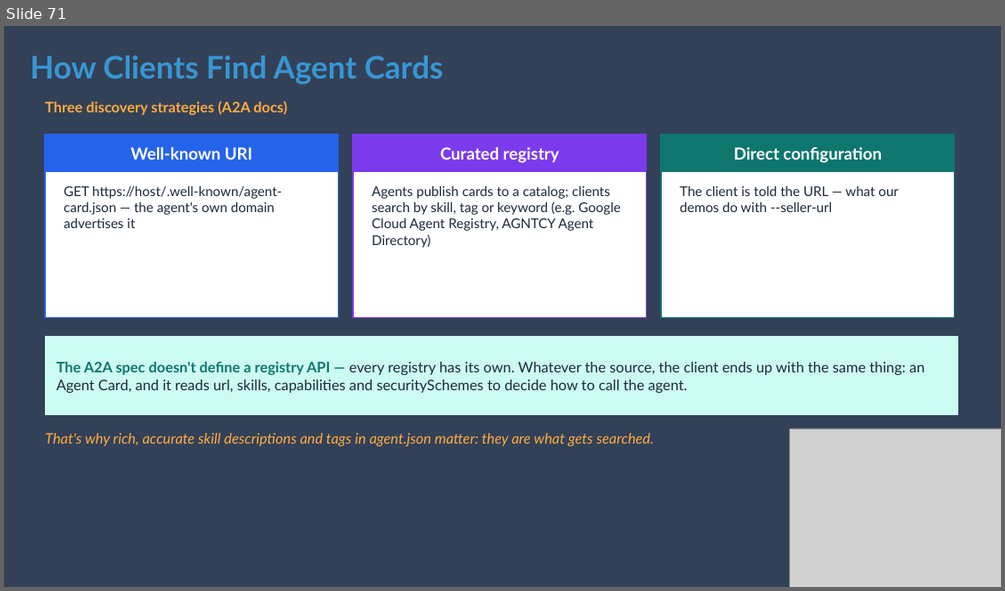
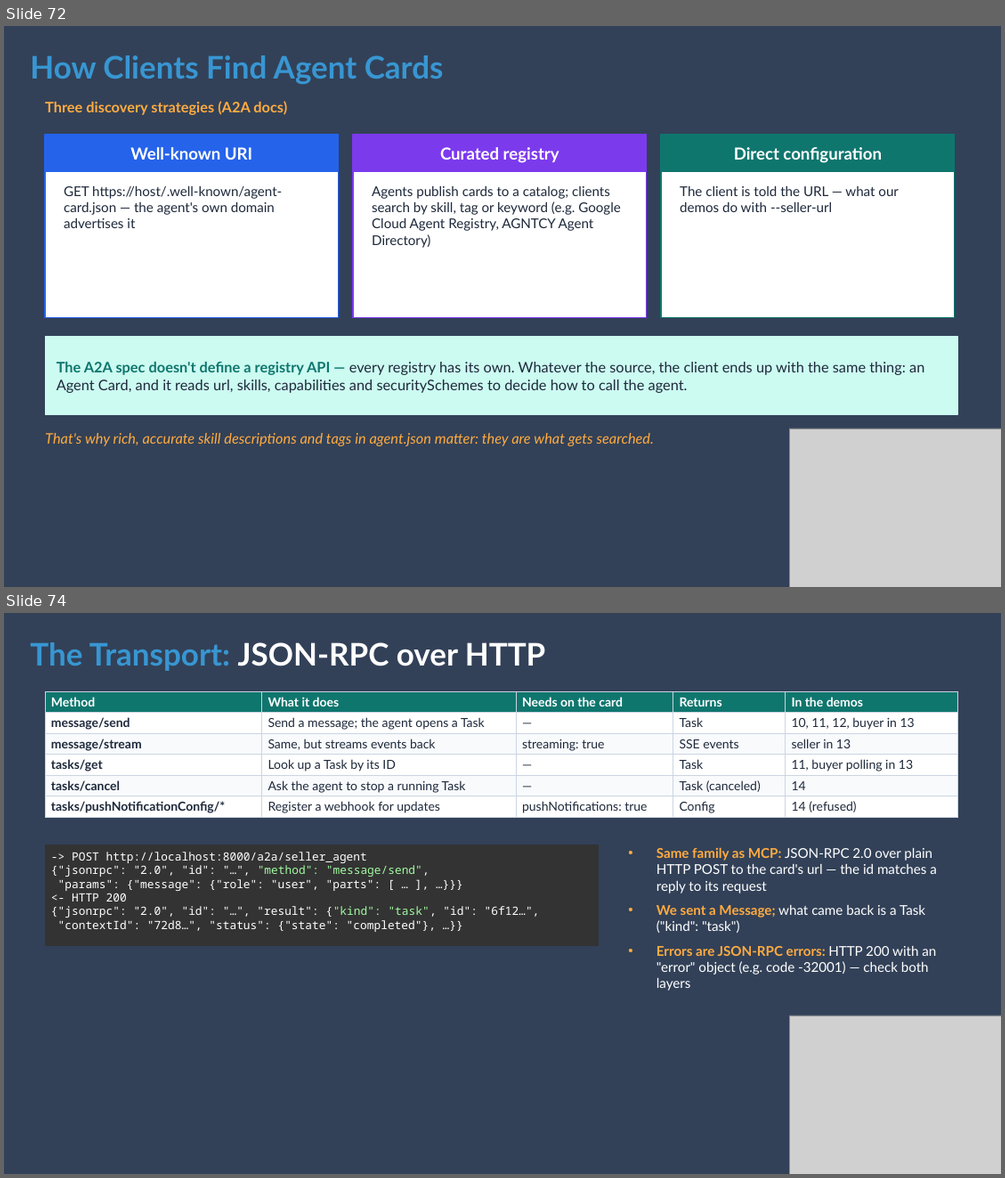
Before and after one commit to jeev1992/real-estate-negotiation-simulator, a slide deck: Week 6 _ Agent Communication Protocols_ MCP, A2A, and Google ADK.pptx. Shown one above the other, each under a label of ours: slide 71 before the commit, slides 72 and 74 after it; the slides between them are not shown. The pictures are 1005x591 and 1005x1178 pixels, drawn with LibreOffice and Linux fonts; fonts in the diff are those of the drawing; grey boxes stand for pictures. Boxes give left, top, right and bottom in pixels: in the first picture for what was removed or moved away, otherwise in the second. Text is boxed around its words. In the diff, an @@ line names an element or a change of style, - is before the commit and + after.

```diff
--- a/Week 6 _ Agent Communication Protocols_ MCP, A2A, and Google ADK.pptx
+++ b/Week 6 _ Agent Communication Protocols_ MCP, A2A, and Google ADK.pptx
@@ slide 74 added at (x1=4, y1=613, x2=1001, y2=1174), background #324158 @@
@@ text added at (x1=30, y1=642, x2=546, y2=671), 30 pt, text #FFFFFF, bold @@
+The Transport: JSON-RPC over HTTP
@@ table added at (x1=45, y1=691, x2=957, y2=817), 6 rows, 5 columns @@
+Method | What it does | Needs on the card | Returns | In the demos
+message/send | Send a message; the agent opens a Task | — | Task | 10, 11, 12, buyer in 13
+message/stream | Same, but streams events back | streaming: true | SSE events | seller in 13
+tasks/get | Look up a Task by its ID | — | Task | 11, buyer polling in 13
+tasks/cancel | Ask the agent to stop a running Task | — | Task (canceled) | 14
+tasks/pushNotificationConfig/* | Register a webhook for updates | pushNotifications: true | Config | 14 (refused)
@@ rectangle added at (x1=45, y1=844, x2=599, y2=946), fill #333333, outline #333333 1 pt @@
@@ text added at (x1=51, y1=852, x2=540, y2=932), 11 pt, text #FFFFFF @@
+-> POST http://localhost:8000/a2a/seller_agent
+{"jsonrpc": "2.0", "id": "…", "method": "message/send",
+"params": {"message": {"role": "user", "parts": [ … ], …}}}
+<- HTTP 200
+{"jsonrpc": "2.0", "id": "…", "result": {"kind": "task", "id": "6f12…",
+"contextId": "72d8…", "status": {"state": "completed"}, …}}
@@ text added at (x1=656, y1=847, x2=937, y2=990), 13 pt, text #FFFFFF @@
+• Same family as MCP: JSON-RPC 2.0 over plain HTTP POST to the card's url — the id matches a reply to its request
+• We sent a Message; what came back is a Task ("kind": "task")
+• Errors are JSON-RPC errors: HTTP 200 with an "error" object (e.g. code -32001) — check both layers
@@ picture added at (x1=790, y1=1015, x2=1001, y2=1174) @@
@@ what was slide 71 is now slide 72 @@
```
Also in this commit, not shown: 2 slides changed, 6 other slides added, 21 other files.
